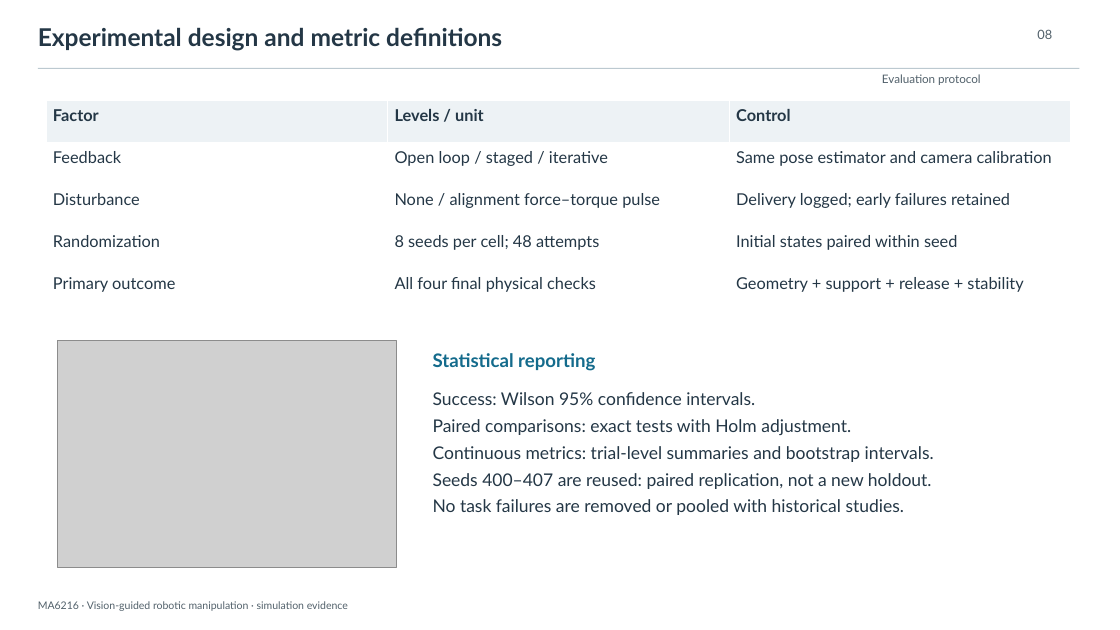
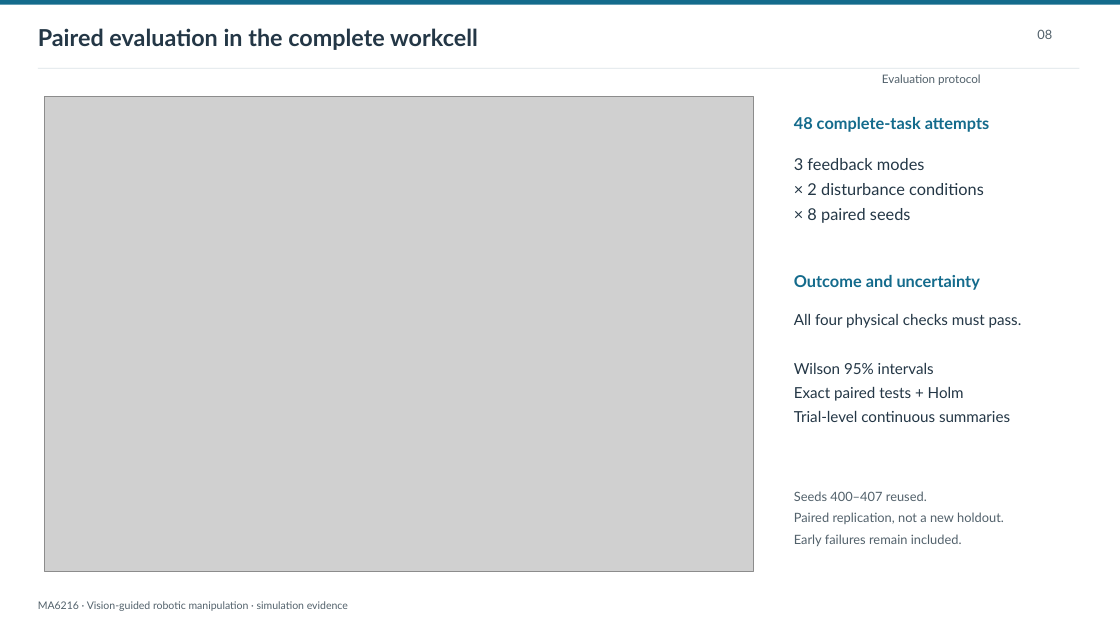
Before and after one commit to LewisLYU-HW/ma6216-ur5e-vision-pick-place, a slide deck: slide 8 of docs/presentation/vision_guided_manipulation.pptx. Drawn at 1120x630 pixels with LibreOffice and Linux fonts; fonts in the diff are those of the drawing; grey boxes stand for pictures. Boxes give left, top, right and bottom in pixels: in the first picture for what was removed or moved away, otherwise in the second. Text is boxed around its words. In the diff, an @@ line names an element or a change of style, - is before the commit and + after.

```diff
--- a/docs/presentation/vision_guided_manipulation.pptx
+++ b/docs/presentation/vision_guided_manipulation.pptx
@@ rectangle added at [0,0,1120,5], fill #146B8C @@
@@ text at [38,28,478,50]: text changed; size 21 to 20 pt @@
-Experimental design and metric definitions
+Paired evaluation in the complete workcell
@@ rectangle at [38,68,1080,69]: fill #BCC9D0 to #DBE3E7 @@
@@ picture: place and size @@
-picture at [57,340,397,567]
+picture at [45,97,755,571]
@@ table removed at [46,101,1072,311], 5 rows, 3 columns @@
-Factor | Levels / unit | Control
-Feedback | Open loop / staged / iterative | Same pose estimator and camera calibration
-Disturbance | None / alignment force–torque pulse | Delivery logged; early failures retained
-Randomization | 8 seeds per cell; 48 attempts | Initial states paired within seed
-Primary outcome | All four final physical checks | Geometry + support + release + stability
@@ text added at [794,117,990,132], 14 pt, text #146B8C, bold @@
+48 complete-task attempts
@@ text added at [794,158,984,223], 14 pt, text #243746 @@
+3 feedback modes
+× 2 disturbance conditions
+× 8 paired seeds
@@ text added at [794,275,980,290], 14 pt, text #146B8C, bold @@
+Outcome and uncertainty
@@ text added at [794,314,1022,422], 13 pt, text #243746 @@
+All four physical checks must pass.
+Wilson 95% intervals
+Exact paired tests + Holm
+Trial-level continuous summaries
@@ text removed at [433,353,595,371] @@
-Statistical reporting
@@ text removed at [433,392,934,515] @@
-Success: Wilson 95% confidence intervals.
-Paired comparisons: exact tests with Holm adjustment.
-Continuous metrics: trial-level summaries and bootstrap intervals.
-Seeds 400–407 are reused: paired replication, not a new holdout.
-No task failures are removed or pooled with historical studies.
@@ text added at [794,491,1004,546], 11 pt, text #52616B @@
+Seeds 400–407 reused.
+Paired replication, not a new holdout.
+Early failures remain included.
```
Also in this commit, not shown: 18 other slides changed, 10 other files.
